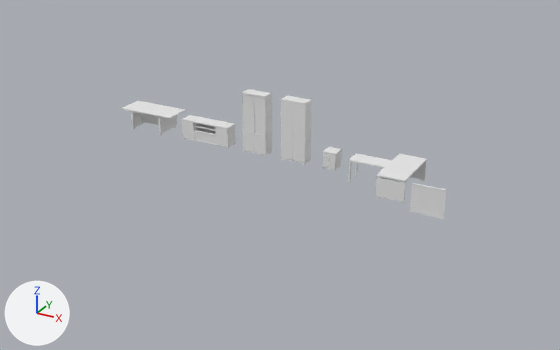
A saved change to the OBJ model models/furniture/furniture.obj.
One viewpoint serves both versions: a 50 mm camera at (11811.0, -20711.0, 9970.0) aimed at (595.0, -319.0, -226.0). Every picture has the same lights, and +X, +Y and +Z are marked at lower left. Where no turn or scale is listed for an object, it has been applied to the vertices.

The scene before the commit, as lines of its bpy script (objects in view):
```python
me_furniture = bpy.data.meshes.new('furniture')
me_furniture.from_pydata(...)  # 14361 vertices, 15002 faces; spans x -6402.0..6402.0, y -1288.0..1288.0, z 0.0..2131.0
me_furniture.materials.append(mat_wire_135006006)  # white #e7e7e7
ob_furniture = bpy.data.objects.new('furniture', me_furniture)
ob_furniture.location = (0.0, 0.0, 0.0)
```
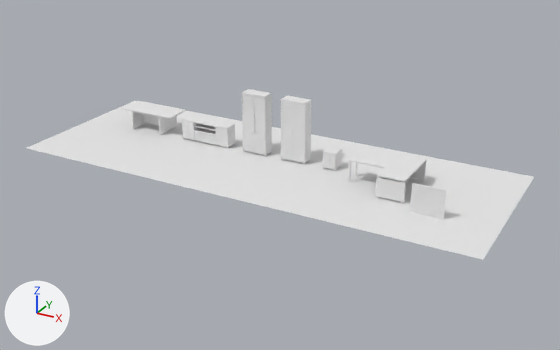
What changed in the scene script:
```text
Change me_furniture:
    where me_furniture.from_pydata(...)  # 14361 vertices, 15002 faces; spans x -6402.0..6402.0, y -1288.0..1288.0, z 0.0..2131.0
    used by ob_furniture; location = (0.0, 0.0, 0.0)
    verts and faces of me_furniture; kept vertices keep their numbers, new ones are numbered from 14361
    me_furniture part 1
    add verts[14361] = (-8000.0, -3000.0, 0.0)  # pixel (25, 148)
    add verts[14362] = (-8000.0, 3000.0, 0.0)  # pixel (134, 100)
    add verts[14363] = (8000.0, 3000.0, 0.0)  # pixel (534, 176)
    add verts[14364] = (8000.0, -3000.0, 0.0)  # pixel (483, 259)
    add faces += [(14361, 14364, 14363, 14362)]
```

Boxes (x1, y1, x2, y2) around the edits, measured in the pictures (560 x 350 px):
'furniture', reshaped: before (121, 89, 446, 219); after (26, 89, 534, 260)
part 1 of me_furniture, added: after (26, 101, 534, 260)
